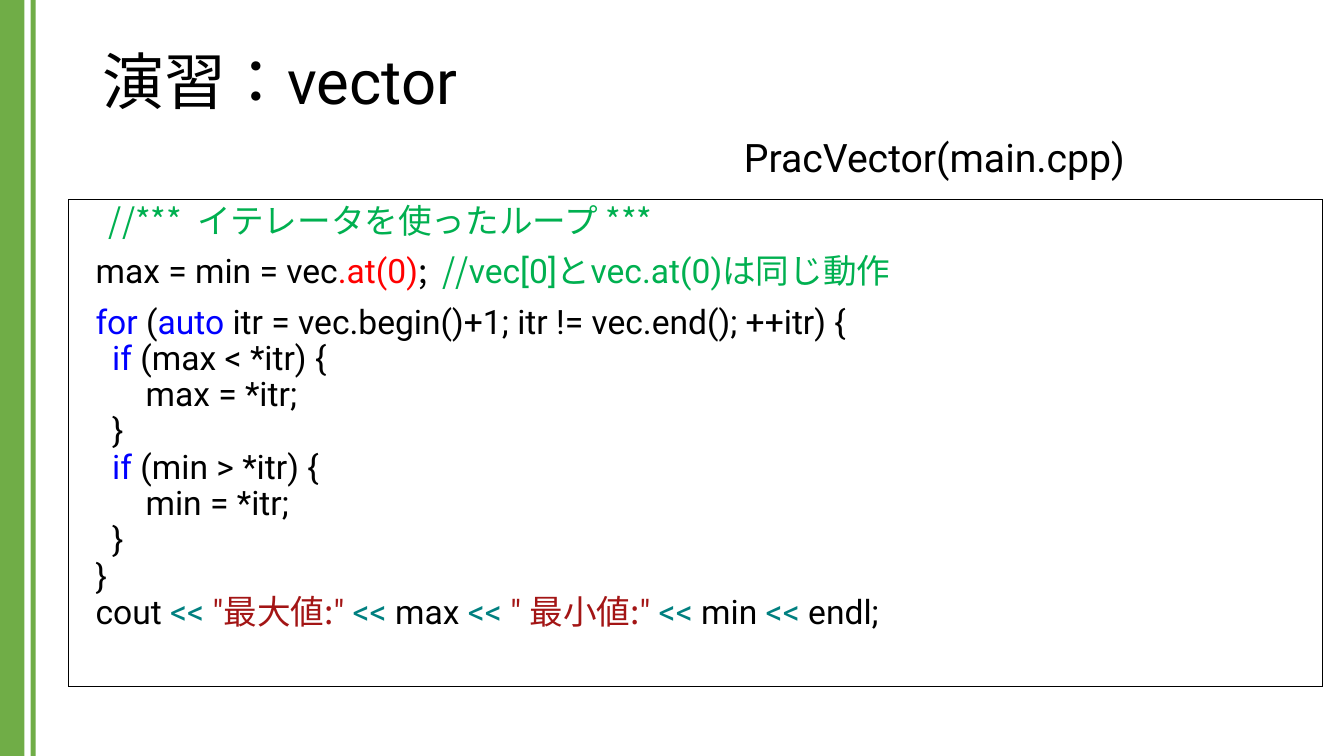
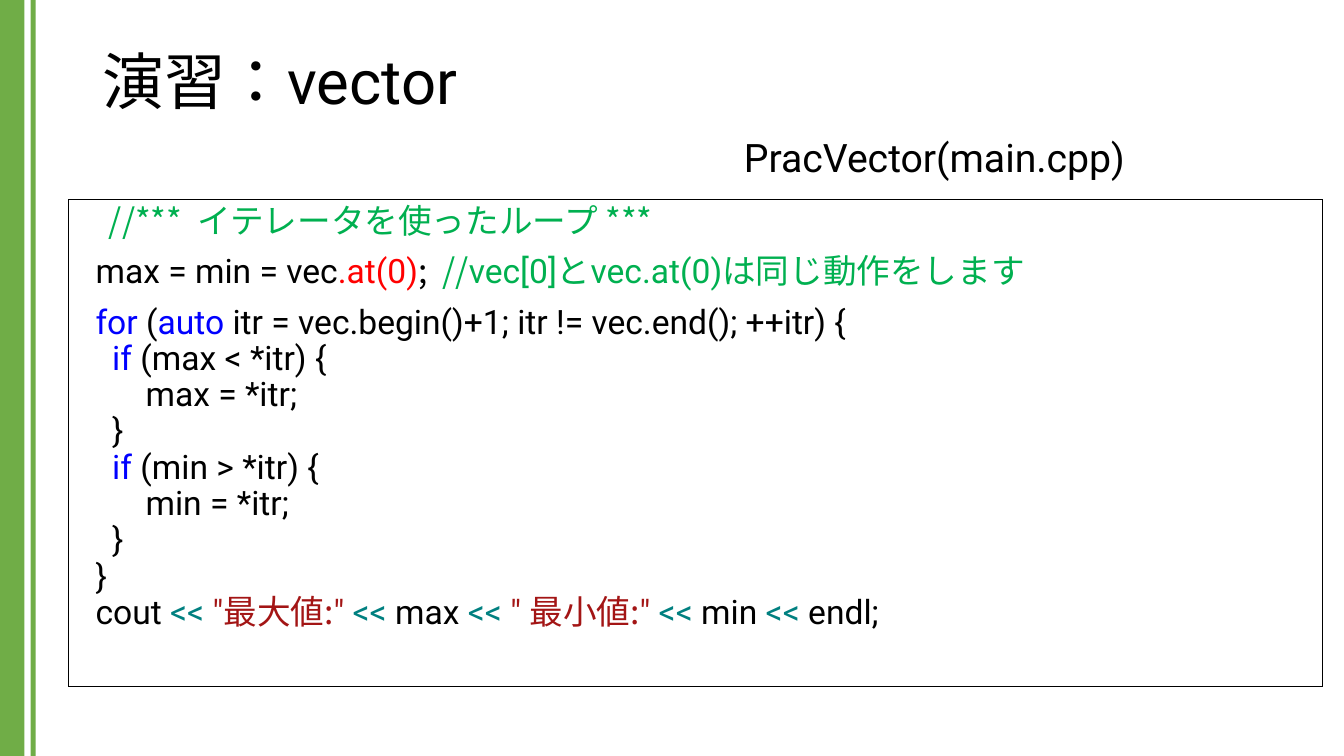
Before and after one commit to kic-murata/cpp2024, a slide deck: slide 7 of 授業資料/演習課題：vector.pptx (slide 5 before the commit). Drawn at 1344x756 pixels with LibreOffice and Linux fonts; fonts in the diff are those of the drawing. Boxes give left, top, right and bottom in pixels: in the first picture for what was removed or moved away, otherwise in the second. Text is boxed around its words. In the diff, an @@ line names an element or a change of style, - is before the commit and + after.

```diff
--- a/授業資料/演習課題：vector.pptx
+++ b/授業資料/演習課題：vector.pptx
@@ text at box(96, 255, 1024, 291): text changed @@
-max = min = vec.at(0); //vec[0]とvec.at(0)は同じ動作
+max = min = vec.at(0); //vec[0]とvec.at(0)は同じ動作をします
```
Also in this commit, not shown: 11 other slides changed, 3 slides added.
